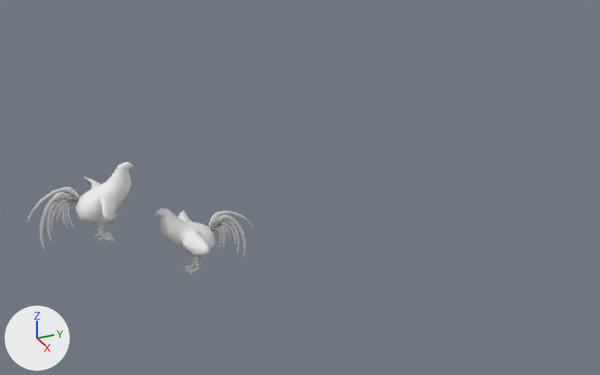
Renders of the Blender file Assets/Resources/Mesh/chicken animation.blend from each side of a commit.
Camera for both pictures: a 50 mm lens placed at (39.5, -8.6, 24.0), pointed at (-0.8, 9.5, 3.9). The axes (+X, +Y, +Z) are drawn at lower left. The lights are the same throughout.
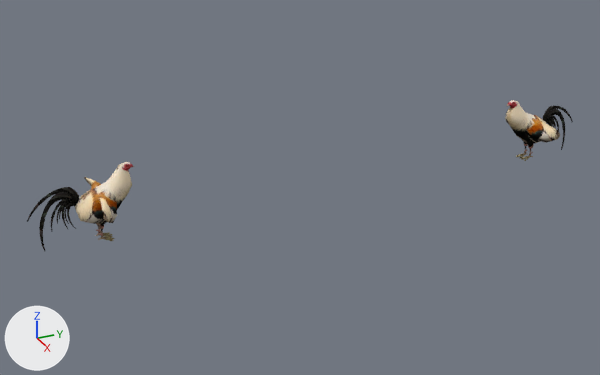
The newer file is also turned or shifted as a whole; pictures and numbers use the older file's frame.

Where the change shows, as pixel boxes (x1, y1, x2, y2) in the pictures (600 x 375 px):
'Cylinder.004', deleted: before (155, 208, 253, 274)
'Cylinder.000', added: after (505, 100, 573, 161)
part 1 of me_cylinder_002, deleted: before (46, 193, 79, 243)
part 2 of me_cylinder_002, recoloured: (27, 162, 134, 251) in both

Edits to the bpy script that builds the scene:
```text
Add img_roundhead_jpg:
    img_roundhead_jpg = load_image('roundhead.jpg', '../Textures/roundhead.jpg', 800, 600, 'sRGB')
Add img_roundhead_jpg_001:
    img_roundhead_jpg_001 = load_image('roundhead.jpg.001', '../Textures/roundhead.jpg', 800, 600, 'sRGB')
Add mat_material_001:
    mat_material_001 = diffuse_material('Material.001')
    mat_material_001.texture = img_roundhead_jpg
Add mat_material_000:
    mat_material_000 = diffuse_material('Material.000')
    mat_material_000.texture = img_roundhead_jpg_001
Change me_cylinder_002:
    used by ob_cylinder_002; location = (-0.86, -1.73, 4.25); rotation_euler = (0.0, -0.0441, 1.055), in degrees (0, -2.5, 60); scale = (0.0506, 0.0506, 0.0506)
    remove me_cylinder_002.from_pydata(...)  # 1513 vertices, 1498 faces; spans x -59.8..37.4, y -66.7..25.5, z -16.7..63.9
    add me_cylinder_002.from_pydata(...)  # 1457 vertices, 1444 faces; spans x -59.8..37.4, y -66.7..25.5, z -16.7..63.9
    me_cylinder_002 part 1: the loose piece of 56 vertices spanning x -45.7..-15.2, y -47.7..-28.0, z -6.9..43.4 is deleted
    me_cylinder_002 part 2: 1444 faces spanning x -59.8..37.4, y -66.7..25.5, z -16.7..63.9 switch from no material to mat_material_001 (picture img_roundhead_jpg)
Add me_cylinder_000:
    me_cylinder_000.from_pydata(...)  # 1457 vertices, 1444 faces; spans x -59.8..37.4, y -66.7..25.5, z -16.7..63.9
    me_cylinder_000.materials.append(mat_material_000)  # picture img_roundhead_jpg_001
Remove ob_cylinder_004:
    ob_cylinder_004 = bpy.data.objects.new('Cylinder.004', me_cylinder_004)
    ob_cylinder_004.location = (0.9, 2.18, 1.28)
    ob_cylinder_004.rotation_euler = (0.0, -0.0441, -2.087)  # degrees (0, -2.5, -120)
    ob_cylinder_004.scale = (0.0506, 0.0506, 0.0506)
    _m = ob_cylinder_004.modifiers.new('Subsurf', 'SUBSURF')
    _m.levels = 0
    _m.render_levels = 0
Add ob_cylinder_000:
    ob_cylinder_000 = bpy.data.objects.new('Cylinder.000', me_cylinder_000)
    ob_cylinder_000.location = (0.9, 24.71, 4.25)
    ob_cylinder_000.rotation_euler = (0.0, -0.0441, -2.087)  # degrees (0, -2.5, -120)
    ob_cylinder_000.scale = (0.0506, 0.0506, 0.0506)
    _m = ob_cylinder_000.modifiers.new('Subsurf', 'SUBSURF')
    _m.levels = 0
    _m.render_levels = 0
```
